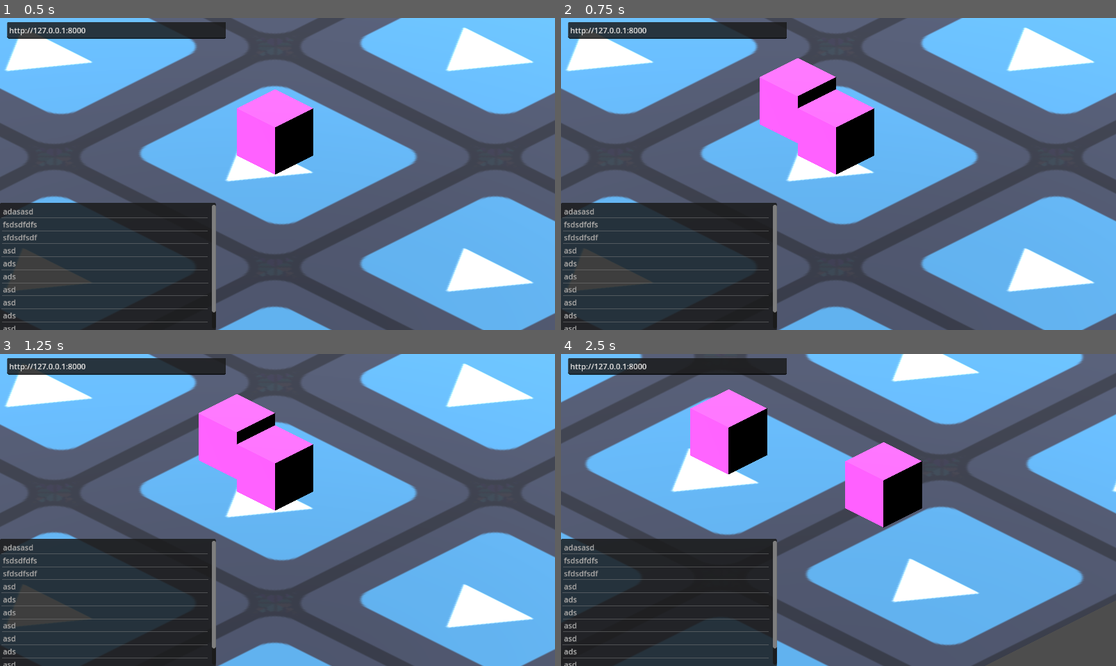
Above: before the commit, frames 1-4 (two rows, left to right).
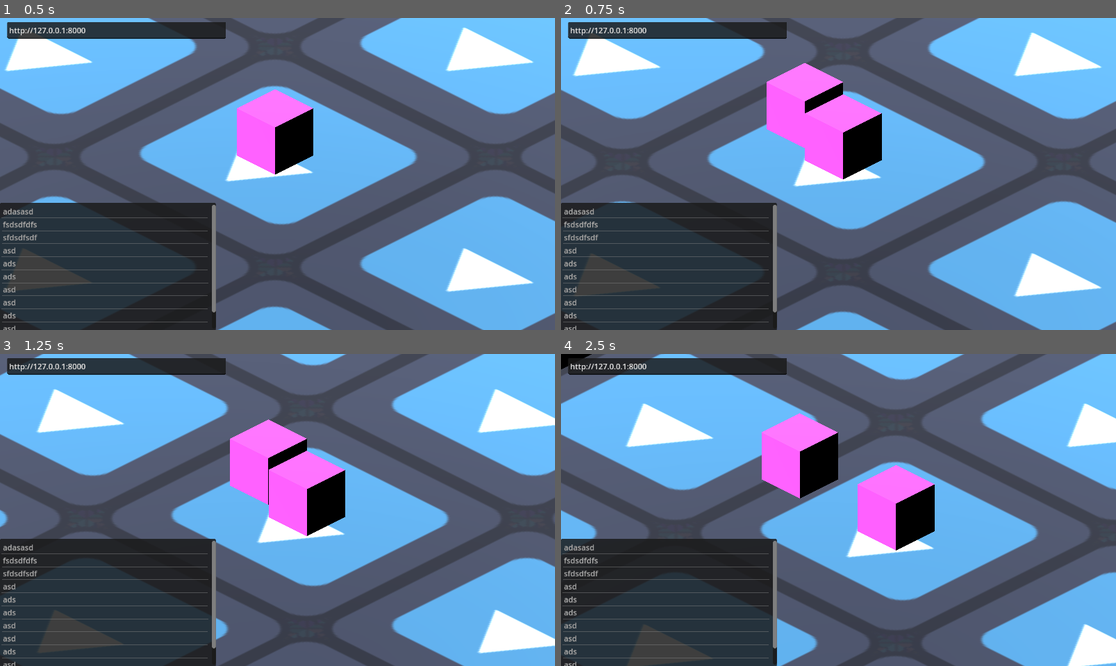
Above: after the commit, the same moments.

Repository: mkualquiera/infinite-something-gd
Game: Godot game, scene res://generator.tscn
Same seed, same stepped clock (60 frames per second), same inputs: the game is played once before the commit and once after it. This scene is started directly instead of the project's main scene. The engine's default icon, where the game draws it, is replaced by a stand-in: a white triangle on a blue panel in a dark square.
Inputs (mouse positions are in pixels of both pictures, inside the frame that each line leads up to):
- Up to frame 1 (0.5 s): no input
- Up to frame 2 (0.75 s): tap Enter at 0.5 s; move the mouse to (810, 236) at 0.52 s; click (810, 236) at 0.67 s
- Up to frame 3 (1.25 s): no input
- Up to frame 4 (2.5 s): move the mouse to (1005, 556) at 1.27 s; click (1005, 556) at 1.42 s; move the mouse to (672, 463) at 2.02 s; click (672, 463) at 2.17 s

Frame 1 is identical in both runs. In frame 2, 15% of the frame differs, in the area x 0-100%, y 0-100%; in frame 3, 44%; in frame 4, 65%.
Error before the commit: Invalid call. Nonexistent function 'set_active' in base 'Node3D'. (res://Scripts/RoomManager.gd:6)
Error after the commit: Trying to assign value of type 'Nil' to a variable of type 'Dictionary'. (res://Scripts/RoomController.gd:94)

Commit message:
[ room_gen ] loading neighboring rooms

Diff:
--- a/Scripts/RoomController.gd
+++ b/Scripts/RoomController.gd
@@ -6,6 +6,8 @@
 @export var floor: MeshInstance3D
 @export var l_wall: MeshInstance3D
 @export var obj_padding: float = 0.5
+@export var room_manager: RoomManager
+@export var room_position: Vector2i
 var controllers: Array[ObjectController]
 var world: Dictionary
 
@@ -198,3 +200,10 @@
 	if add:
 		world["objects"].append(object)
 	return controller
+
+
+func _on_player_enter():
+	room_manager.instantiate_room(room_position + Vector2i(1,0))
+	room_manager.instantiate_room(room_position + Vector2i(0,1))
+	room_manager.instantiate_room(room_position + Vector2i(-1,0))
+	room_manager.instantiate_room(room_position + Vector2i(0,-1))
--- a/Scripts/RoomManager.gd
+++ b/Scripts/RoomManager.gd
@@ -1,7 +1,26 @@
-extends Node
+extends Node3D
+class_name RoomManager
 
+var rooms: Dictionary
+var room_scene = preload("res://Scenes/room.tscn")
+@export var player: CharacterBody3D
+@export var grid_size: int = 20
 
 # Called when the node enters the scene tree for the first time.
 func _ready():
-	get_child(0).set_active(true)
-	get_child(1).set_active(false)
+	var core_room = instantiate_room(Vector2i(0,0))
+	core_room.get_child(0)._on_player_enter()
+
+func instantiate_room(pos: Vector2i):
+	if rooms.has(pos):
+		return null
+	var instantiated = room_scene.instantiate()
+	rooms[pos] = instantiated
+	instantiated.position.x = pos.x * grid_size
+	instantiated.position.z = pos.y * grid_size
+	instantiated.connect("input_event",player._click)
+	var controller: RoomController = instantiated.get_child(0)
+	controller.room_manager = self
+	controller.room_position = pos
+	add_child(instantiated)
+	return instantiated
--- a/test.tscn
+++ b/test.tscn
@@ -1,6 +1,6 @@
 [gd_scene load_steps=10 format=3 uid="uid://dbufk2qqvrxh5"]
 
-[ext_resource type="PackedScene" uid="uid://cpeev13kyomwl" path="res://Scenes/room.tscn" id="2_4jw7d"]
+[ext_resource type="Script" path="res://Scripts/RoomManager.gd" id="1_ji7bp"]
 [ext_resource type="Script" path="res://Scripts/CameraFollow.gd" id="2_sgtnk"]
 [ext_resource type="Script" path="res://Scripts/ObjectSelector.gd" id="4_472rn"]
 [ext_resource type="Script" path="res://Scripts/PrefChanger.gd" id="6_7j8ua"]
@@ -16,9 +16,9 @@
 [sub_resource type="StandardMaterial3D" id="StandardMaterial3D_gat1o"]
 albedo_color = Color(1, 0.317647, 1, 1)
 
-[node name="Node3D" type="Node3D"]
-
-[node name="Room" parent="." instance=ExtResource("2_4jw7d")]
+[node name="Node3D" type="Node3D" node_paths=PackedStringArray("player")]
+script = ExtResource("1_ji7bp")
+player = NodePath("Player")
 
 [node name="Camera3D" type="Camera3D" parent="." node_paths=PackedStringArray("player")]
 transform = Transform3D(0.707107, -0.353553, 0.612373, 0, 0.866026, 0.5, -0.707107, -0.353553, 0.612373, 2.4812, 1.8361, 2.44897)
@@ -95,6 +95,5 @@
 skeleton = NodePath("../..")
 surface_material_override/0 = SubResource("StandardMaterial3D_gat1o")
 
-[connection signal="input_event" from="Room" to="Player" method="_click"]
 [connection signal="text_changed" from="URLEditor/TextEdit" to="URLEditor" method="update_button"]
 [connection signal="pressed" from="URLEditor/Button" to="URLEditor" method="update_pref"]
